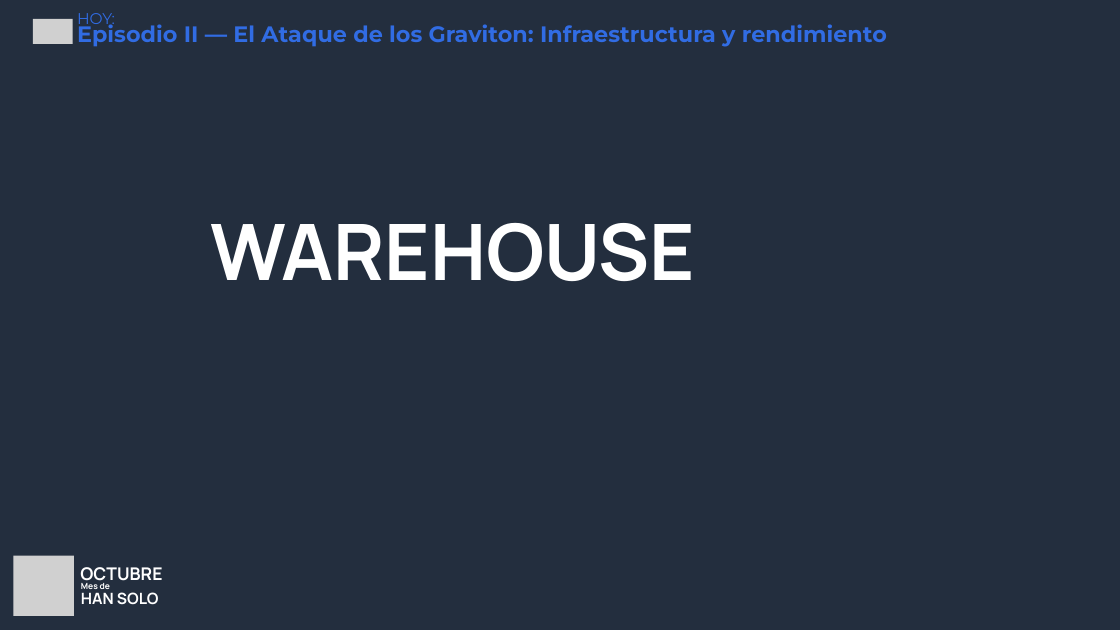
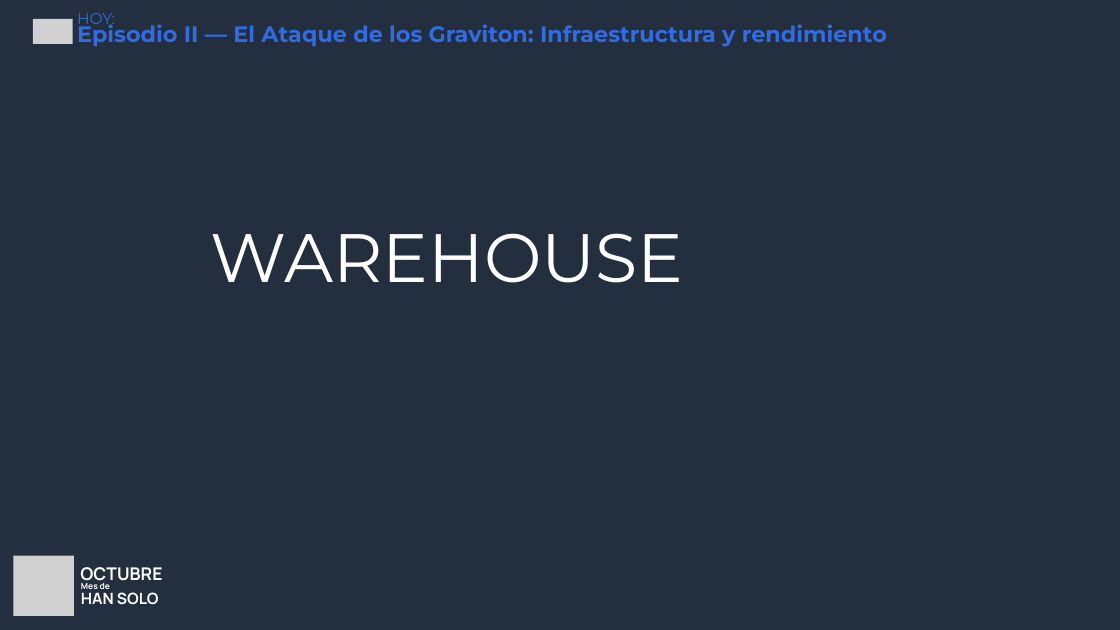
Before and after one commit to andrezc98/redshift-redemption, a slide deck: slide 13 of slides/redshift-redemption.pptx. Drawn at 1120x630 pixels with LibreOffice and Linux fonts; fonts in the diff are those of the drawing; grey boxes stand for pictures; background and template pictures are left out. Boxes give left, top, right and bottom in pixels: in the first picture for what was removed or moved away, otherwise in the second. Text is boxed around its words. In the diff, an @@ line names an element or a change of style, - is before the commit and + after.

```diff
--- a/slides/redshift-redemption.pptx
+++ b/slides/redshift-redemption.pptx
@@ text "WAREHOUSE" at (x1=211, y1=233, x2=684, y2=283): size 100 to 88 pt, font Manrope to Montserrat, bold off @@
```
Also in this commit, not shown: 33 other slides changed, 1 other file.
